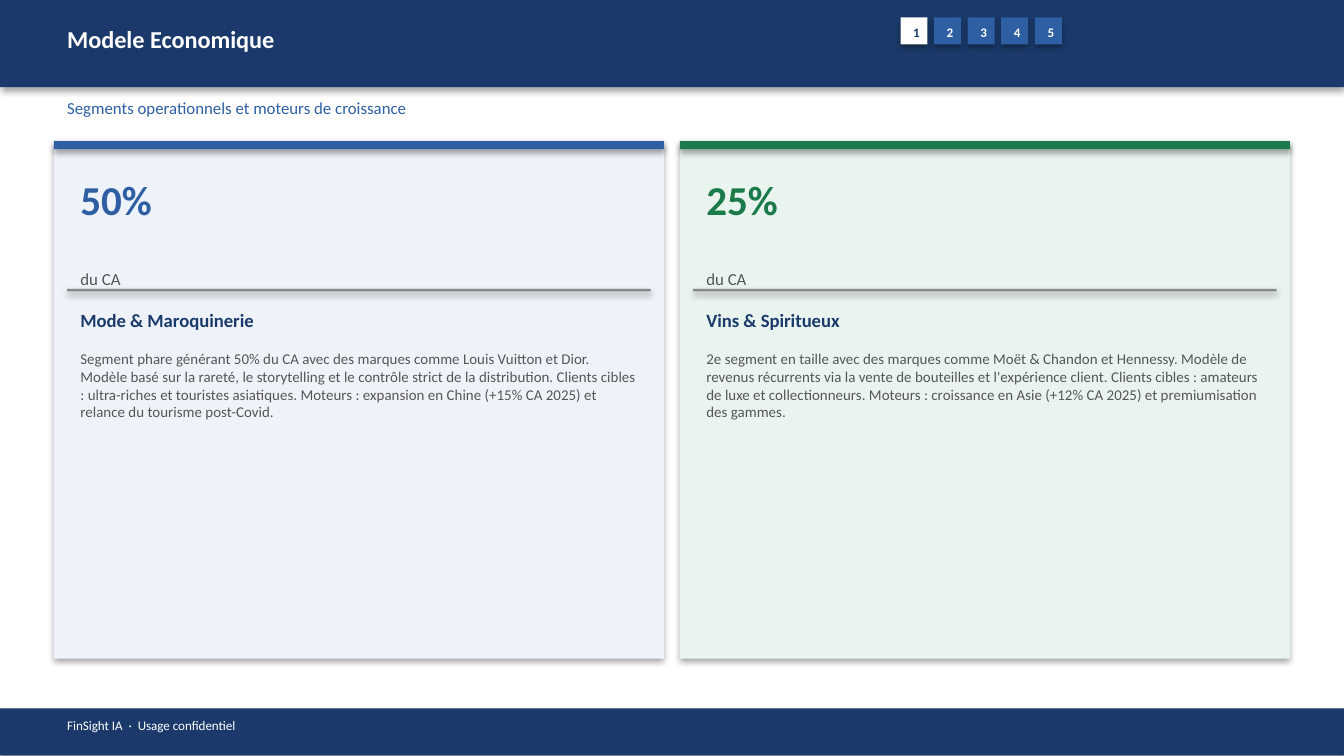
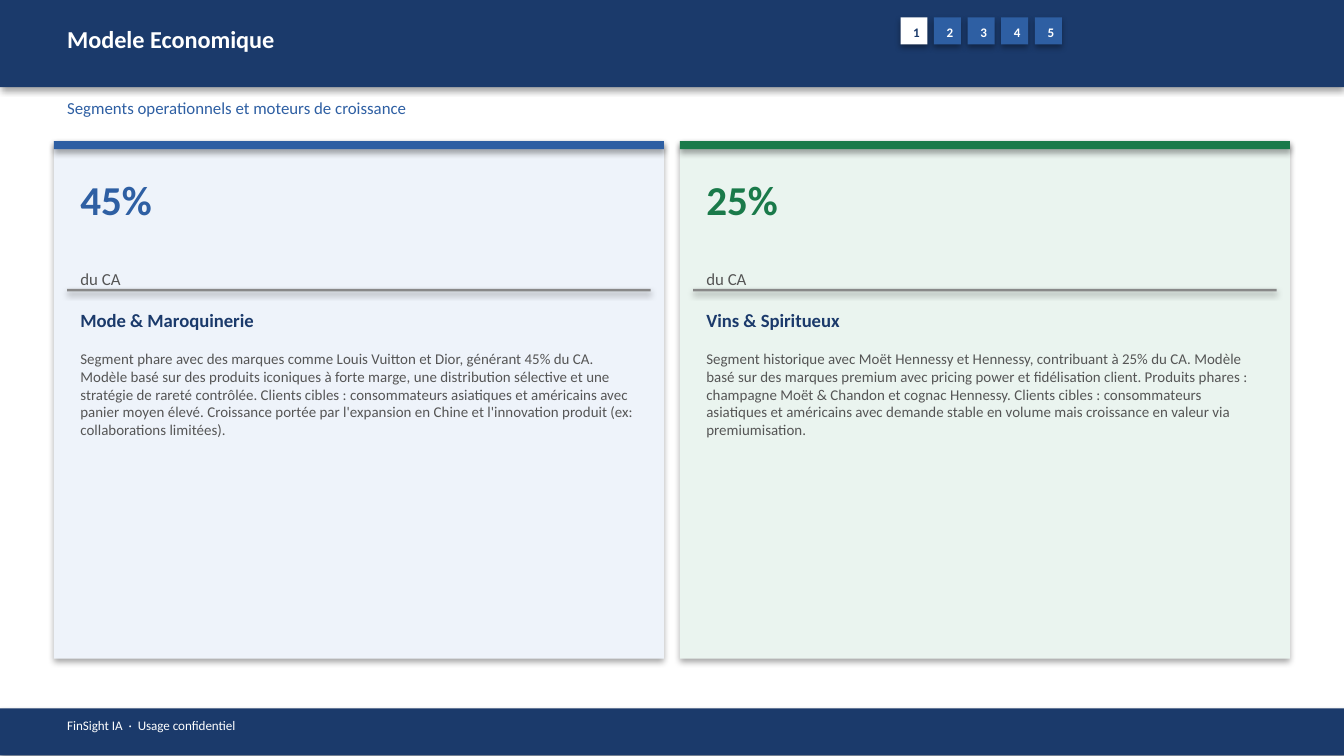
Before and after one commit to baptistejeh07-art/finsight-ia, a slide deck: slide 6 of preview/MC.PA/MC.PA_pitchbook.pptx. Drawn at 1344x756 pixels with LibreOffice and Linux fonts; fonts in the diff are those of the drawing. Boxes give left, top, right and bottom in pixels: in the first picture for what was removed or moved away, otherwise in the second. Text is boxed around its words. In the diff, an @@ line names an element or a change of style, - is before the commit and + after.

```diff
--- a/preview/MC.PA/MC.PA_pitchbook.pptx
+++ b/preview/MC.PA/MC.PA_pitchbook.pptx
@@ text at box(80, 186, 151, 216): text changed @@
-50%
+45%
@@ text at box(80, 353, 632, 437): text changed @@
-Segment phare générant 50% du CA avec des marques comme Louis Vuitton et Dior. Modèle basé sur la rareté, le storytelling et le contrôle strict de la distribution. Clients cibles : ultra-riches et touristes asiatiques. Moteurs : expansion en Chine (+15% CA 2025) et relance du tourisme post-Covid.
+Segment phare avec des marques comme Louis Vuitton et Dior, générant 45% du CA. Modèle basé sur des produits iconiques à forte marge, une distribution sélective et une stratégie de rareté contrôlée. Clients cibles : consommateurs asiatiques et américains avec panier moyen élevé. Croissance portée par l'expansion en Chine et l'innovation produit (ex: collaborations limitées).
@@ text at box(706, 353, 1241, 438): text changed @@
-2e segment en taille avec des marques comme Moët & Chandon et Hennessy. Modèle de revenus récurrents via la vente de bouteilles et l'expérience client. Clients cibles : amateurs de luxe et collectionneurs. Moteurs : croissance en Asie (+12% CA 2025) et premiumisation des gammes.
+Segment historique avec Moët Hennessy et Hennessy, contribuant à 25% du CA. Modèle basé sur des marques premium avec pricing power et fidélisation client. Produits phares : champagne Moët & Chandon et cognac Hennessy. Clients cibles : consommateurs asiatiques et américains avec demande stable en volume mais croissance en valeur via premiumisation.
```
Also in this commit, not shown: 13 other slides changed, 3 other files.
